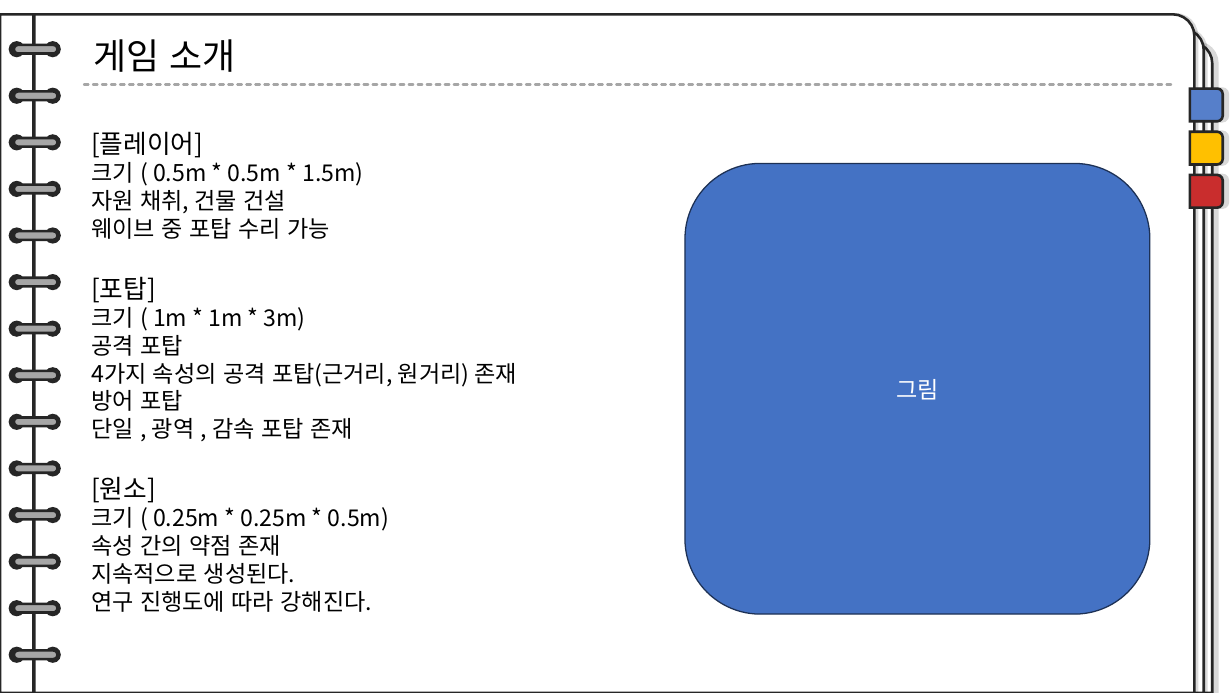
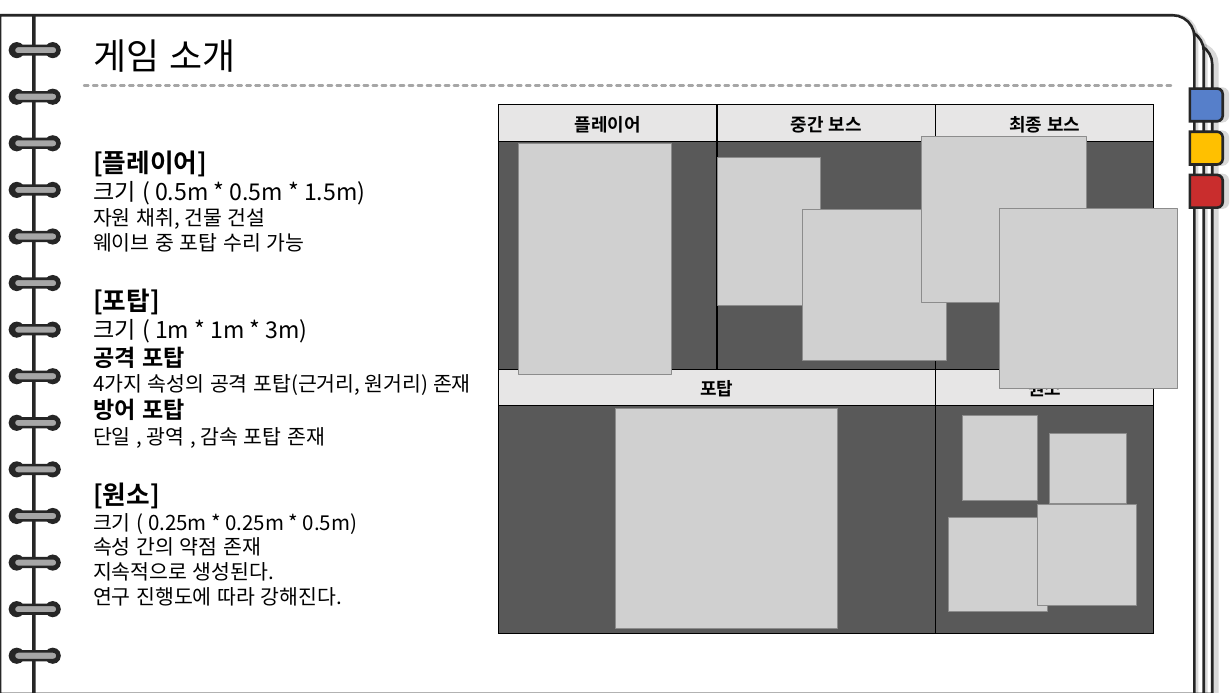
Before and after one commit to TUK-final-graduation-project/GraduationProject, a slide deck: slide 8 of Documents/제안서-수정본.pptx. Drawn at 1232x693 pixels with LibreOffice and Linux fonts; fonts in the diff are those of the drawing; grey boxes stand for pictures. Boxes give left, top, right and bottom in pixels: in the first picture for what was removed or moved away, otherwise in the second. Text is boxed around its words. In the diff, an @@ line names an element or a change of style, - is before the commit and + after.

```diff
--- a/Documents/제안서-수정본.pptx
+++ b/Documents/제안서-수정본.pptx
@@ table added at bbox=[499, 105, 1153, 634], 4 rows, 3 columns @@
+플레이어 | 중간 보스 | 최종 보스
+ |  | 
+포탑 |  | 원소
+ |  | 
@@ text "[플레이어]": place and size @@
-text "[플레이어]" at bbox=[91, 131, 518, 612]
+text "[플레이어]" at bbox=[93, 150, 471, 606]
@@ picture added at bbox=[518, 144, 671, 374] @@
@@ picture added at bbox=[922, 136, 1087, 303] @@
@@ text at bbox=[93, 150, 471, 606]: bold on in "[플레이어]", "[포탑]", "공격 포탑", "방어 포탑" and 1 more places; size 18 to 16 pt in "자원 채취, 건물 건설", "웨이브 중 포탑 수리 가능", "4가지 속성의 공격 포탑(근거리, 원거리) 존재", "단일 , 광역 , 감속 포탑 존재" and 4 more places @@
@@ rounded rectangle removed at bbox=[685, 164, 1150, 615] @@
-그림
@@ picture added at bbox=[718, 157, 821, 305] @@
@@ picture added at bbox=[1000, 209, 1178, 389] @@
@@ picture added at bbox=[803, 210, 947, 360] @@
@@ picture added at bbox=[616, 409, 838, 628] @@
@@ picture added at bbox=[962, 415, 1037, 501] @@
@@ picture added at bbox=[1050, 434, 1127, 504] @@
@@ picture added at bbox=[1037, 505, 1136, 605] @@
@@ picture added at bbox=[948, 518, 1047, 611] @@
```
Also in this commit, not shown: 8 other slides changed, 2 slides added, 3 slides removed, 2 other files.
